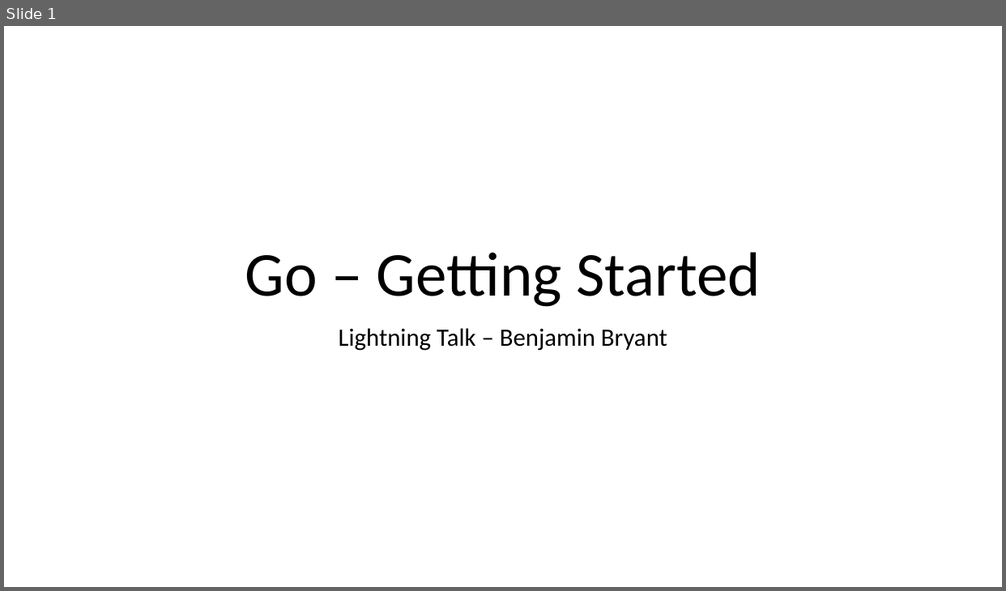
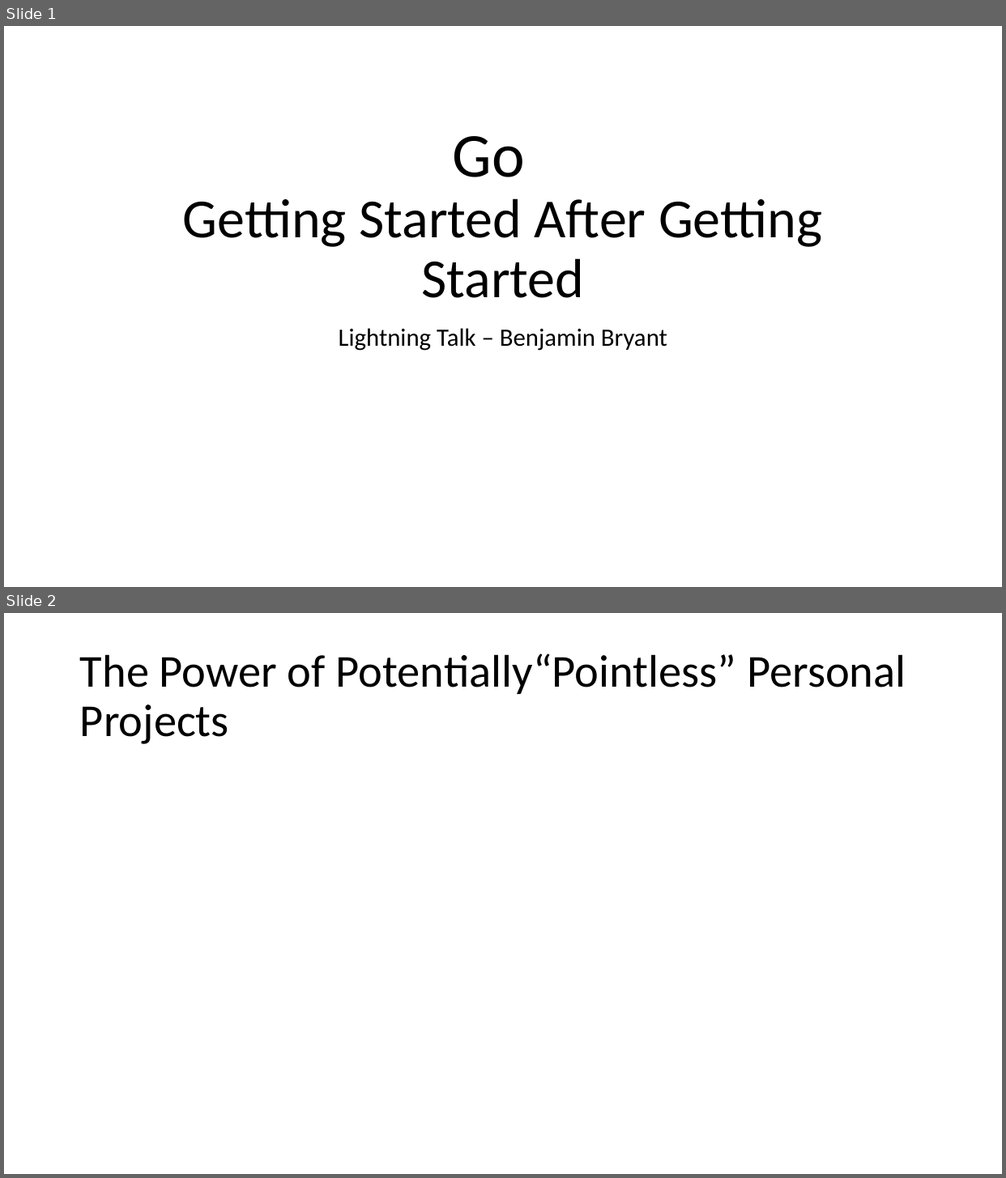
Before and after one commit to jaminologist/GopherLife, a slide deck: GopherLife.pptx. Shown one above the other, each under a label of ours: slide 1 before the commit, slides 1 and 2 after it. The pictures are 1006x591 and 1006x1178 pixels, drawn with LibreOffice and Linux fonts; fonts in the diff are those of the drawing. Boxes give left, top, right and bottom in pixels: in the first picture for what was removed or moved away, otherwise in the second. Text is boxed around its words. In the diff, an @@ line names an element or a change of style, - is before the commit and + after.

```diff
--- a/GopherLife.pptx
+++ b/GopherLife.pptx
@@ slide 2 added at (4, 613, 1002, 1174), background #FFFFFF @@
@@ title added at (80, 653, 906, 744), 44 pt, text #000000 @@
+The Power of Potentially“Pointless” Personal Projects
@@ slide 1 changed as well @@
@@ title at (183, 136, 822, 298): text changed; size 60 to 53 pt @@
-Go – Getting Started
+Go
+Getting Started After Getting Started
```
Also in this commit, not shown: 1 other slide changed, 9 other slides added.
